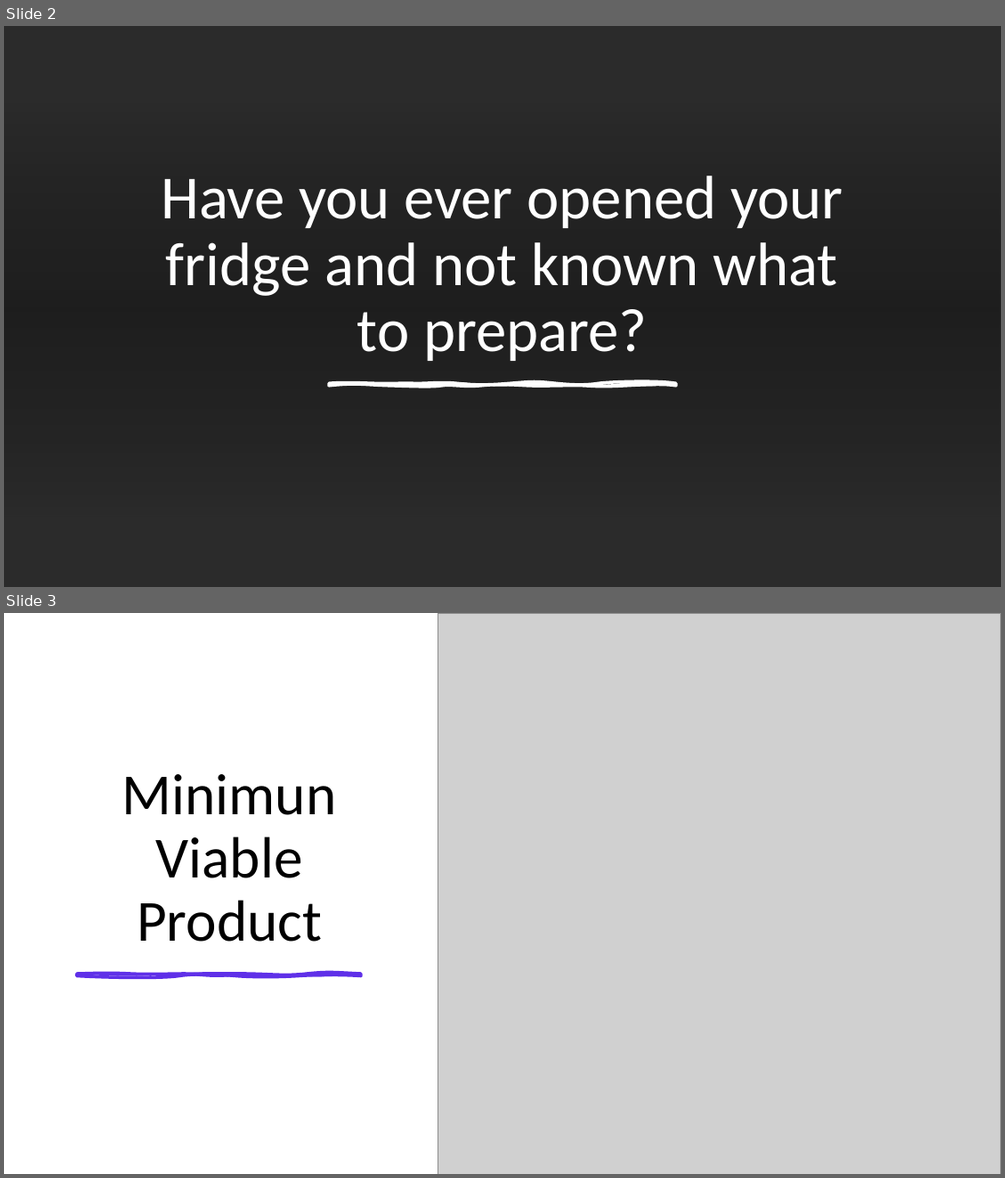
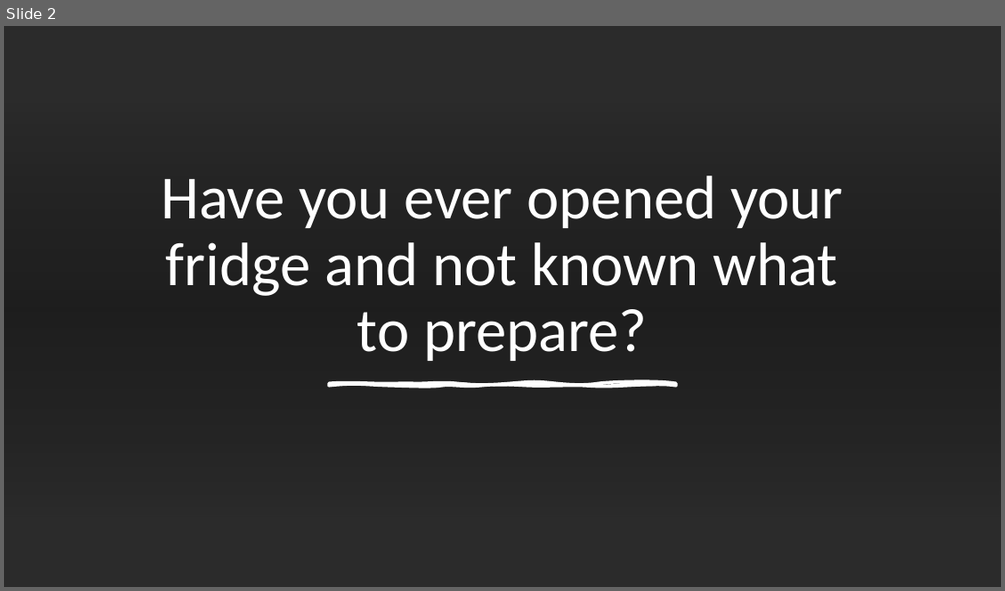
Before and after one commit to flacolaco/final_project, a slide deck: presentation.pptx. Shown one above the other, each under a label of ours: slides 2 and 3 before the commit, slide 2 after it. The pictures are 1005x1178 and 1005x591 pixels, drawn with LibreOffice and Linux fonts; fonts in the diff are those of the drawing; grey boxes stand for pictures; background and template pictures are left out; a plain dark background stands for a picture behind light text. Boxes give left, top, right and bottom in pixels: in the first picture for what was removed or moved away, otherwise in the second. Text is boxed around its words. In the diff, an @@ line names an element or a change of style, - is before the commit and + after.

```diff
--- a/presentation.pptx
+++ b/presentation.pptx
@@ slide 3 removed at (4, 613, 1001, 1174), background #FFFFFF @@
@@ rectangle removed at (4, 613, 1001, 1174) @@
@@ picture removed at (438, 613, 1001, 1174) @@
@@ title removed at (122, 774, 337, 941) @@
-Minimun Viable Product
@@ freeform shape removed at (77, 973, 361, 976) @@
```
Also in this commit, not shown: 5 slides changed, 2 slides added.
